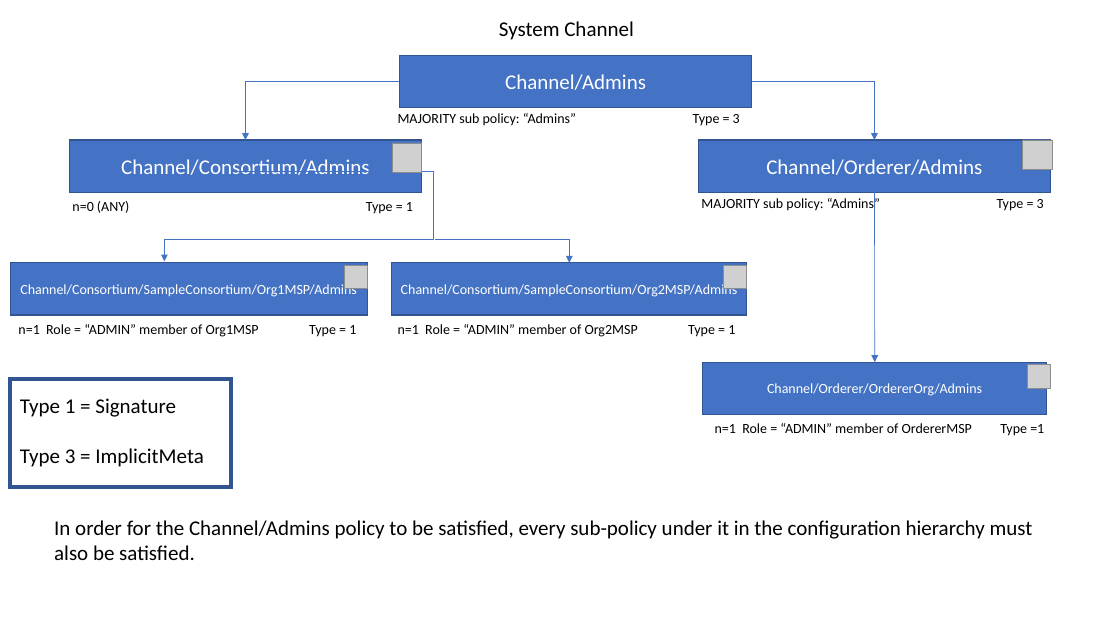
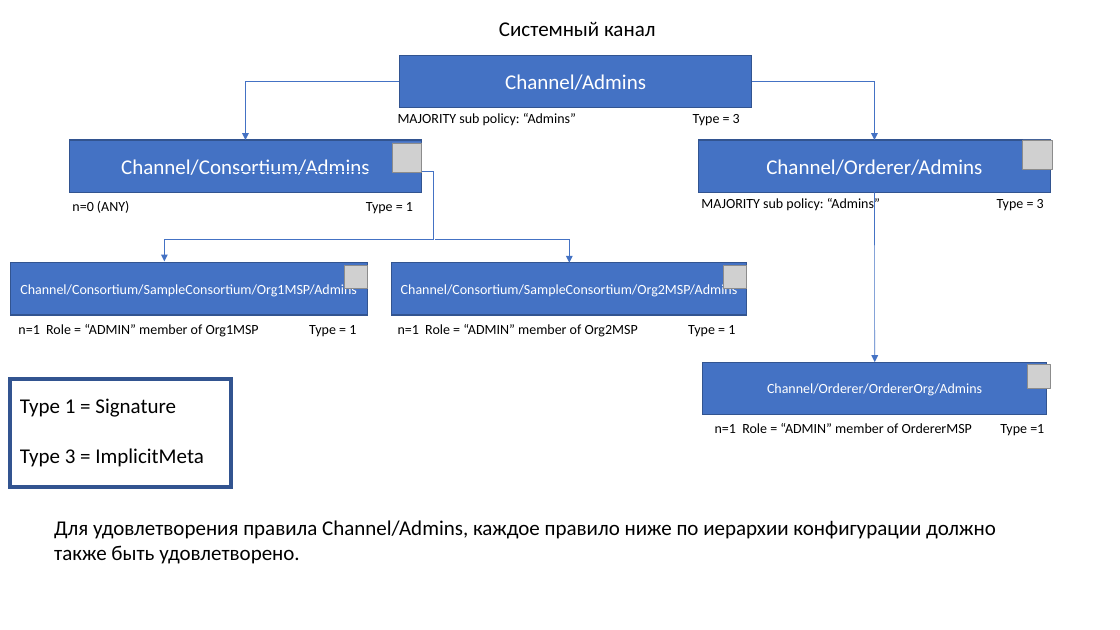
Before and after one commit to hyperledger/fabric-docs-i18n, a slide deck: slide 6 of docs/locale/ru_RU/source/policies/Fabric_Policy_Hierarchy.pptx. Drawn at 1120x630 pixels with LibreOffice and Linux fonts; fonts in the diff are those of the drawing; grey boxes stand for pictures. Boxes give left, top, right and bottom in pixels: in the first picture for what was removed or moved away, otherwise in the second. Text is boxed around its words. In the diff, an @@ line names an element or a change of style, - is before the commit and + after.

```diff
--- a/docs/locale/ru_RU/source/policies/Fabric_Policy_Hierarchy.pptx
+++ b/docs/locale/ru_RU/source/policies/Fabric_Policy_Hierarchy.pptx
@@ text at bbox=[499, 21, 655, 36]: text changed @@
-System Channel
+Системный канал
@@ text at bbox=[54, 520, 996, 564]: text changed @@
-In order for the Channel/Admins policy to be satisfied, every sub-policy under it in the configuration hierarchy must
-also be satisfied.
+Для удовлетворения правила Channel/Admins, каждое правило ниже по иерархии конфигурации должно
+также быть удовлетворено.
```
Also in this commit, not shown: 3 other slides changed, 3 slides added, 3 slides removed, 8 other files.
